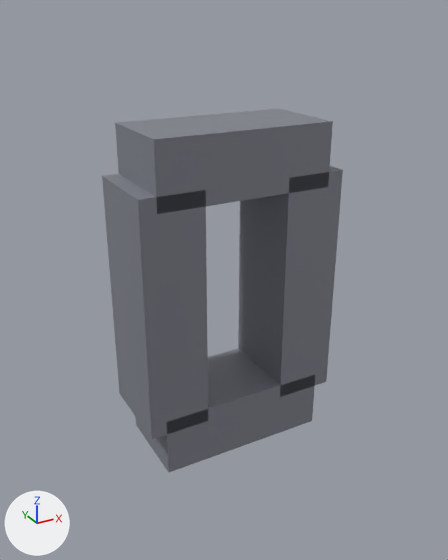
The glTF model app/src/main/assets/models/digit_0.glb: old version first, new version second.
Rendered twice from a 50 mm lens placed at (-2.03, -3.67, 1.91), pointed at (0.01, 0.02, 0.06). Arrows for +X, +Y and +Z are at lower left; the lights stay in place. The picture after the commit comes second. Where no turn or scale is listed for an object, it has been applied to the vertices.

The older version as bpy lines, for what is in view:
```python
me_geometry_0 = bpy.data.meshes.new('geometry_0')
me_geometry_0.from_pydata(...)  # a box spanning x -0.64..0.64, y -0.32..0.32, z 0.76..1.21; a box spanning x -0.64..0.64, y -0.32..0.32, z -1.21..-0.76; a box spanning x -0.76..-0.31, y -0.32..0.32, z -0.87..0.87; a box spanning x 0.31..0.76, y -0.32..0.32, z -0.87..0.87
me_geometry_0.materials.append(mat_defaultmaterial)
ob_geometry_0 = bpy.data.objects.new('geometry_0', me_geometry_0)
ob_geometry_0.location = (0.0, 0.0, 0.0)
```
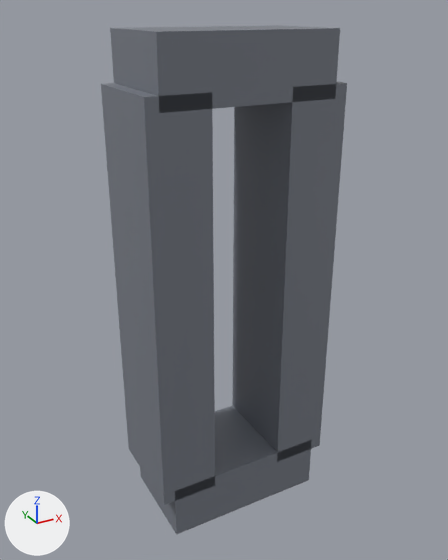
Patch to the scene script:
```diff
--- a/app/src/main/assets/models/digit_0.glb.py
+++ b/app/src/main/assets/models/digit_0.glb.py
@@ me_geometry_0 @@
 # used by ob_geometry_0; location = (0.0, 0.0, 0.0)
-me_geometry_0.from_pydata(...)  # 32 vertices, 48 faces; spans x -0.76..0.76, y -0.32..0.32, z -1.21..1.21
+me_geometry_0.from_pydata(...)  # 32 vertices, 48 faces; spans x -0.71..0.71, y -0.37..0.37, z -1.79..1.79
+# me_geometry_0 part 1: the loose piece of 8 vertices spanning x -0.64..0.64, y -0.32..0.32, z 0.76..1.21 is scaled about its middle by (0.962, 1.13, 0.948), then moved by (0.0, 0.0, 0.59)
+# me_geometry_0 part 2: the loose piece of 8 vertices spanning x -0.64..0.64, y -0.32..0.32, z -1.21..-0.76 is scaled about its middle by (0.962, 1.13, 0.948), then moved by (0.0, 0.0, -0.59)
+# me_geometry_0 part 3: the loose piece of 8 vertices spanning x -0.76..-0.31, y -0.32..0.32, z -0.87..0.87 is scaled about its middle by (0.948, 1.13, 1.68), then moved by (0.04, 0.0, 0.0)
+# me_geometry_0 part 4: the loose piece of 8 vertices spanning x 0.31..0.76, y -0.32..0.32, z -0.87..0.87 is scaled about its middle by (0.948, 1.13, 1.68), then moved by (-0.04, 0.0, 0.0)
 me_geometry_0.materials.append(mat_defaultmaterial)
```

What differs and where, as boxes (x1, y1, x2, y2) in the pictures (448 x 560 px; the box of a moved part takes in the faces that stretch with it):
'geometry_0', reshaped (40% taller): before (102, 109, 343, 472); after (101, 25, 347, 534)
part 1 of me_geometry_0, moved or reshaped: before (115, 109, 333, 214); after (110, 25, 340, 113)
part 2 of me_geometry_0, moved or reshaped: before (135, 349, 315, 472); after (140, 406, 312, 534)
part 3 of me_geometry_0, moved or reshaped: before (102, 174, 208, 439); after (101, 83, 215, 505)
part 4 of me_geometry_0, moved or reshaped: before (238, 166, 343, 396); after (232, 82, 347, 461)
